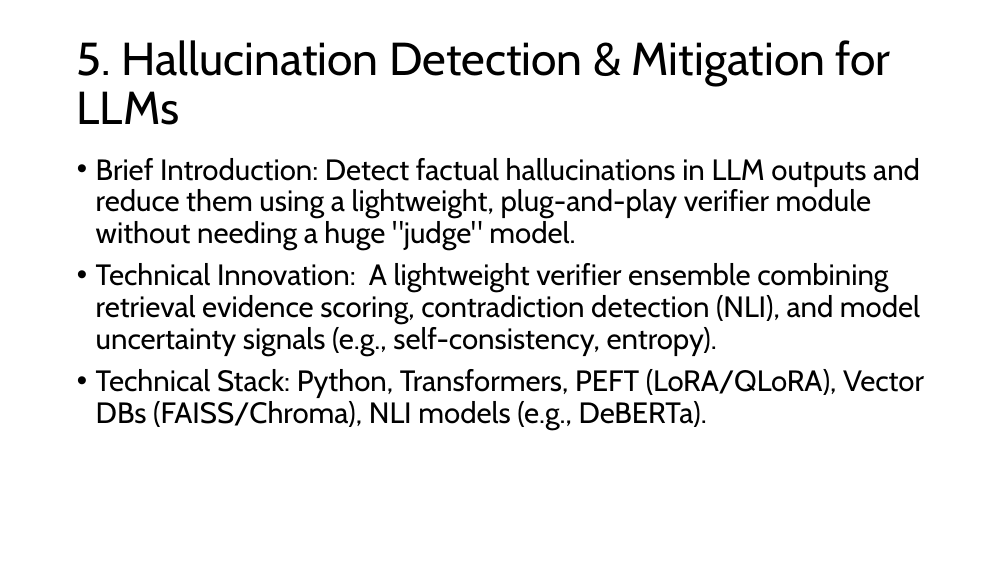
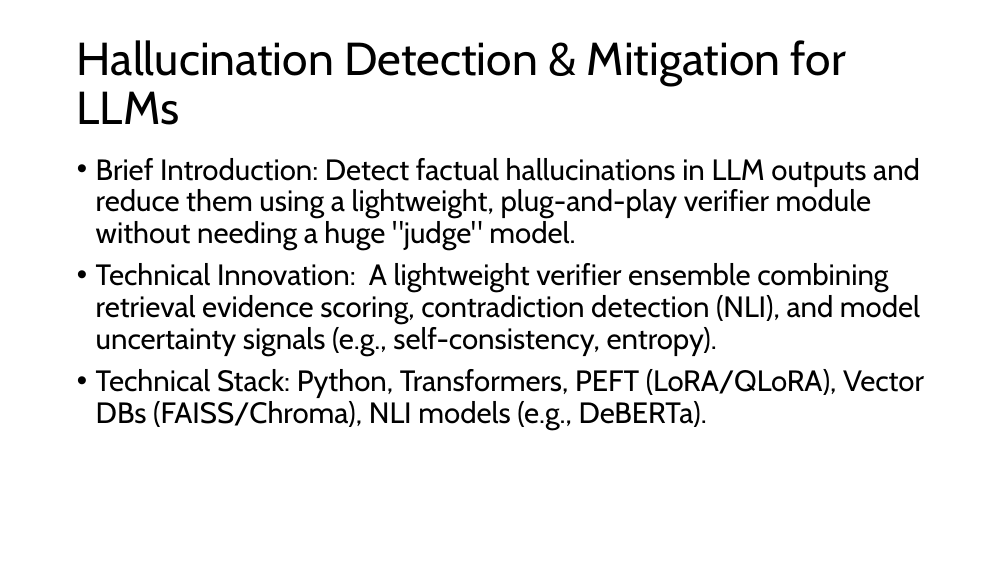
Before and after one commit to xiashuidaolaoshuren/AIST-FYP, a slide deck: slide 1 of Potential_Project_LLM.pptx (slide 5 before the commit). Drawn at 1008x567 pixels with LibreOffice and Linux fonts; fonts in the diff are those of the drawing. Boxes give left, top, right and bottom in pixels: in the first picture for what was removed or moved away, otherwise in the second. Text is boxed around its words. In the diff, an @@ line names an element or a change of style, - is before the commit and + after.

```diff
--- a/Potential_Project_LLM.pptx
+++ b/Potential_Project_LLM.pptx
@@ title at bbox=[77, 40, 846, 125]: text changed @@
-5. Hallucination Detection & Mitigation for LLMs
+Hallucination Detection & Mitigation for LLMs
```
Also in this commit, not shown: 1 other slide changed, 4 slides removed.
